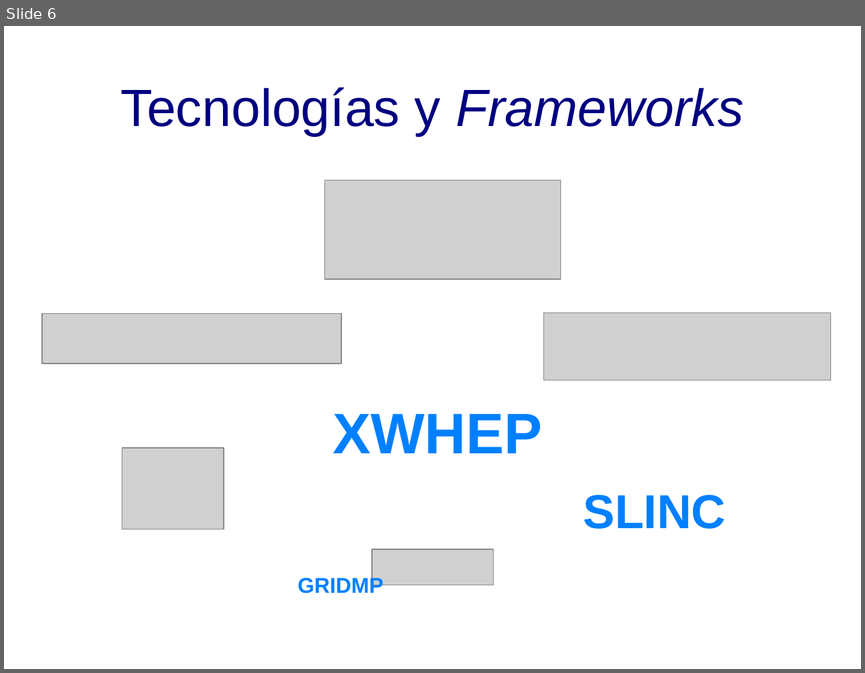
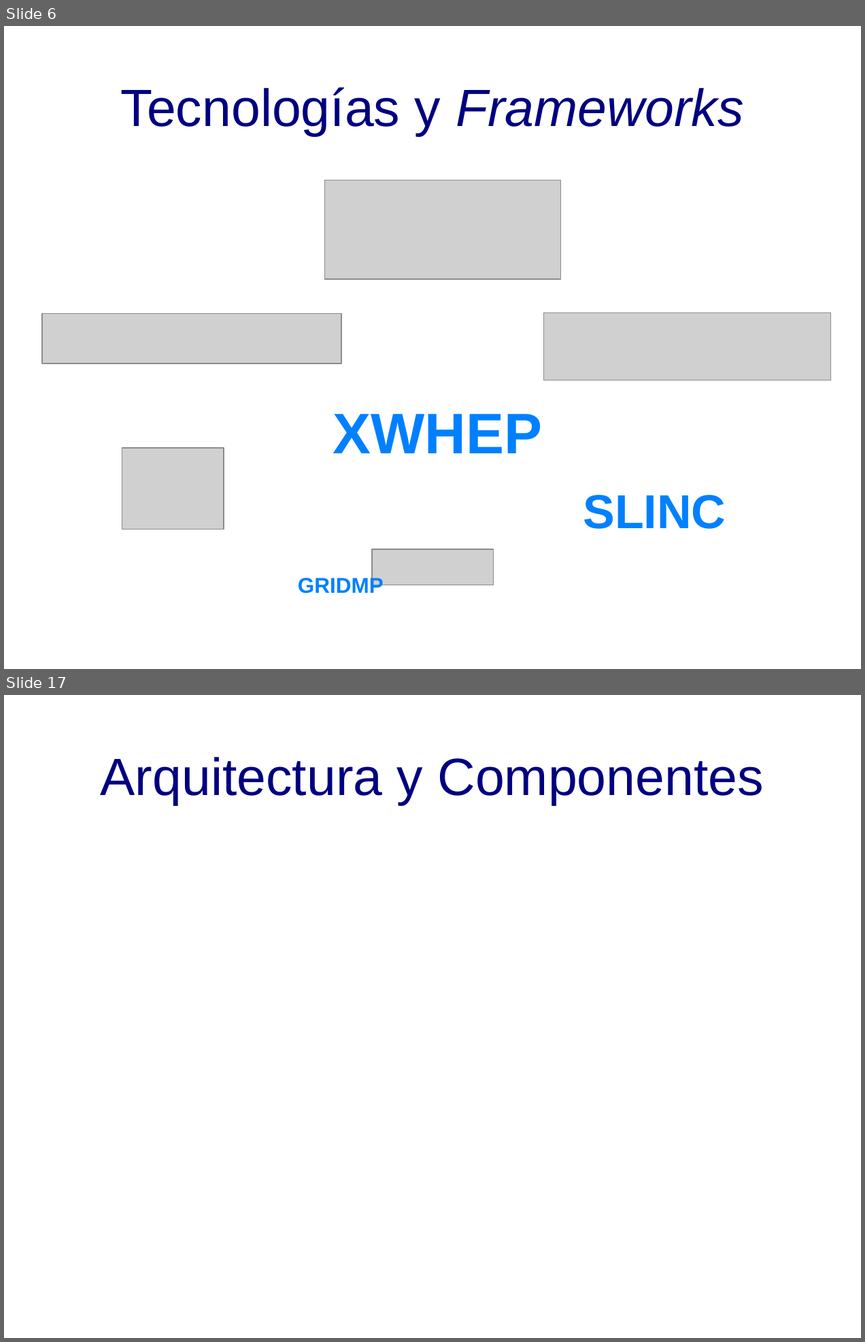
Before and after one commit to DesignJuggler/fasdkfjhasdlkjfhasldkjhfalsjdfasdf, a slide deck: TFI_Jorge_Sanchez_Presentacion.odp. Shown one above the other, each under a label of ours: slide 6 before the commit, slides 6 and 17 after it; the slides between them are not shown. The pictures are 865x673 and 865x1342 pixels, drawn with LibreOffice and Linux fonts; fonts in the diff are those of the drawing; grey boxes stand for pictures; background and template pictures are left out. Boxes give left, top, right and bottom in pixels: in the first picture for what was removed or moved away, otherwise in the second. Text is boxed around its words. In the diff, an @@ line names an element or a change of style, - is before the commit and + after.

```diff
--- a/TFI_Jorge_Sanchez_Presentacion.odp
+++ b/TFI_Jorge_Sanchez_Presentacion.odp
@@ slide 17 added at (x1=4, y1=695, x2=861, y2=1338), background picture (left out) @@
@@ title added at (x1=101, y1=757, x2=764, y2=805), 44 pt, text #000080 @@
+Arquitectura y Componentes
```
Also in this commit, not shown: 16 other slides added.
